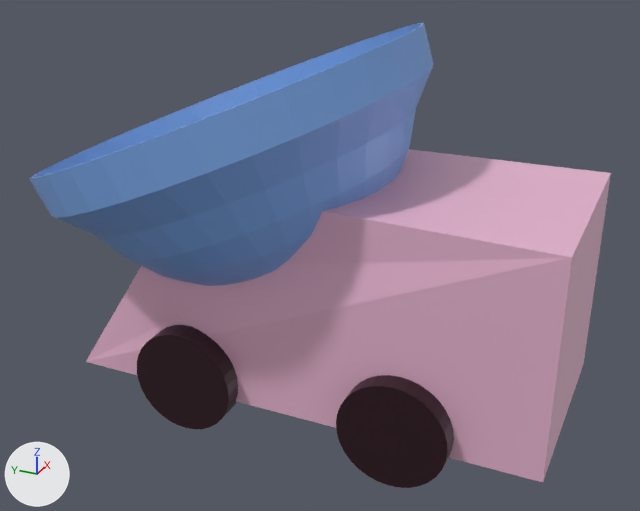
What one commit did to the Blender file blender/recycler.blend.
One viewpoint serves both versions: a 50 mm lens placed at (-17.51, -7.49, 11.39), pointed at (-0.23, 0.28, 2.75). Arrows for +X, +Y and +Z are at lower left; the lights stay in place.
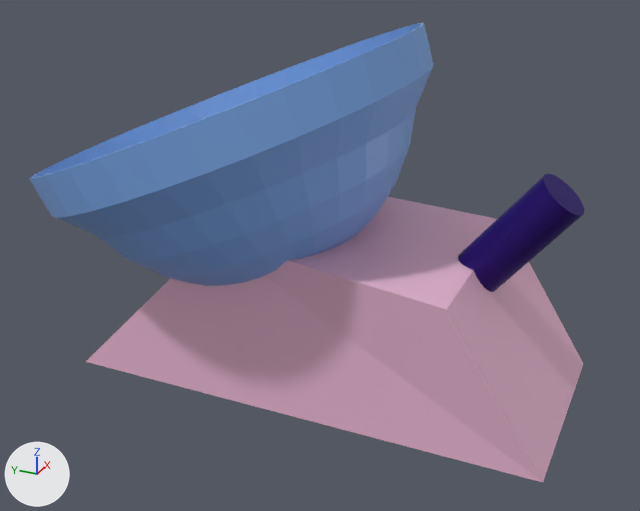
The change, as a diff of the scene's bpy script:
```diff
--- a/blender/recycler.blend.py
+++ b/blender/recycler.blend.py
@@ mat_material_004 @@
+mat_material_004 = principled_material('Material.004')
+mat_material_004.base_color = (0.0202, 0.0, 0.167)  # dark purple #270072
+mat_material_004.metallic = 0.479
@@ me_cube @@
 me_cube.from_pydata(...)  # 9 vertices, 6 faces; spans x -1.0..1.0, y -2.27..2.27, z -1.0..1.0
 # used by ob_cube; location = (0.0, 0.0, 2.27); scale = (2.5, 2.5, 2.5)
 # before: 0 (0.86, 1.02, 1.0), 4 (-0.86, 1.02, 1.0), 8 (0.0, 1.02, 1.0)
-me_cube.vertices[2].co = (1.0, -2.27, 1.0)
-me_cube.vertices[6].co = (-1.0, -2.27, 1.0)
+# me_cube part 1
+for i in [0, 4, 8]: me_cube.vertices[i].co += Vector((0.0, -0.22, -0.45))
+me_cube.vertices[2].co = (1.0, -1.38, 0.39)
+me_cube.vertices[6].co = (-1.0, -1.38, 0.39)
 me_cube.materials.append(mat_material)
@@ me_cylinder_001 @@
+me_cylinder_001.from_pydata(...)  # a 32-sided cylinder along z spanning x -1.0..1.0, y -1.0..1.0, z -1.0..1.0
+me_cylinder_001.materials.append(mat_material_004)  # dark purple #270072
@@ ob_circle @@
 _m = ob_circle.modifiers.new('Mirror', 'MIRROR')
 _m.mirror_object = ob_empty
+ob_circle.hide_render = True
@@ ob_cylinder @@
+ob_cylinder = bpy.data.objects.new('Cylinder', me_cylinder_001)
+ob_cylinder.location = (0.0, -4.07, 3.76)
+ob_cylinder.rotation_euler = (0.671, 0.0, 0.0)  # degrees (38, 0, 0)
+ob_cylinder.scale = (0.558, 0.558, 1.6)
```

Boxes [x1, y1, x2, y2] around the edits, measured in the pictures (640 x 511 px):
'Cube', reshaped (14% shorter)
    before: [86, 149, 611, 482]
    after: [86, 197, 583, 482]
'Circle', hidden
    before: [137, 325, 454, 488]
'Cylinder', added (purple)
    after: [458, 174, 584, 292]
